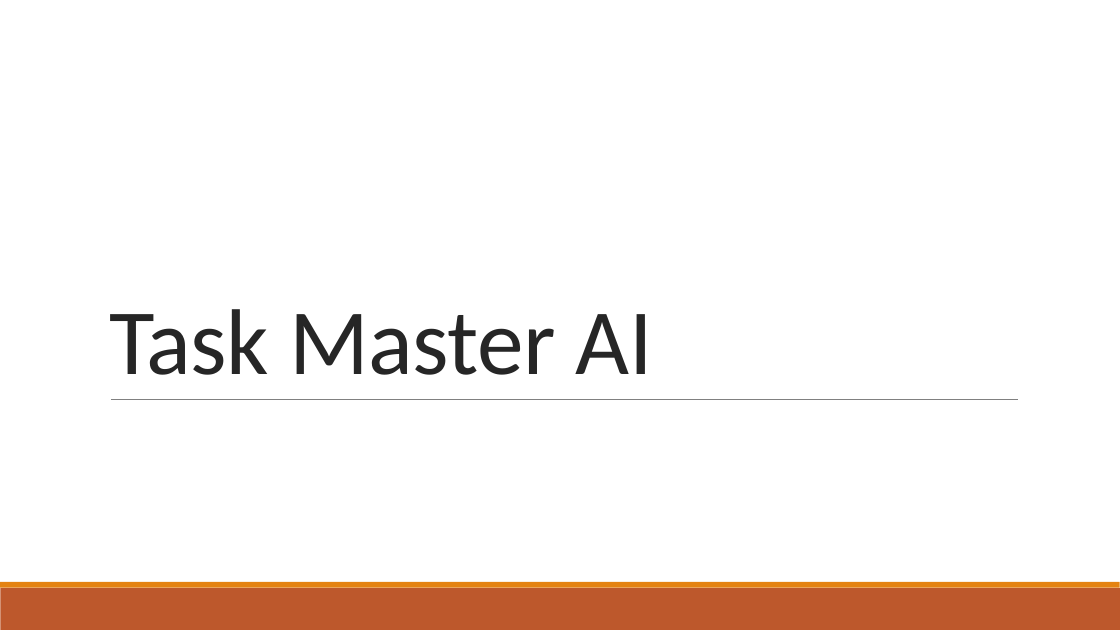
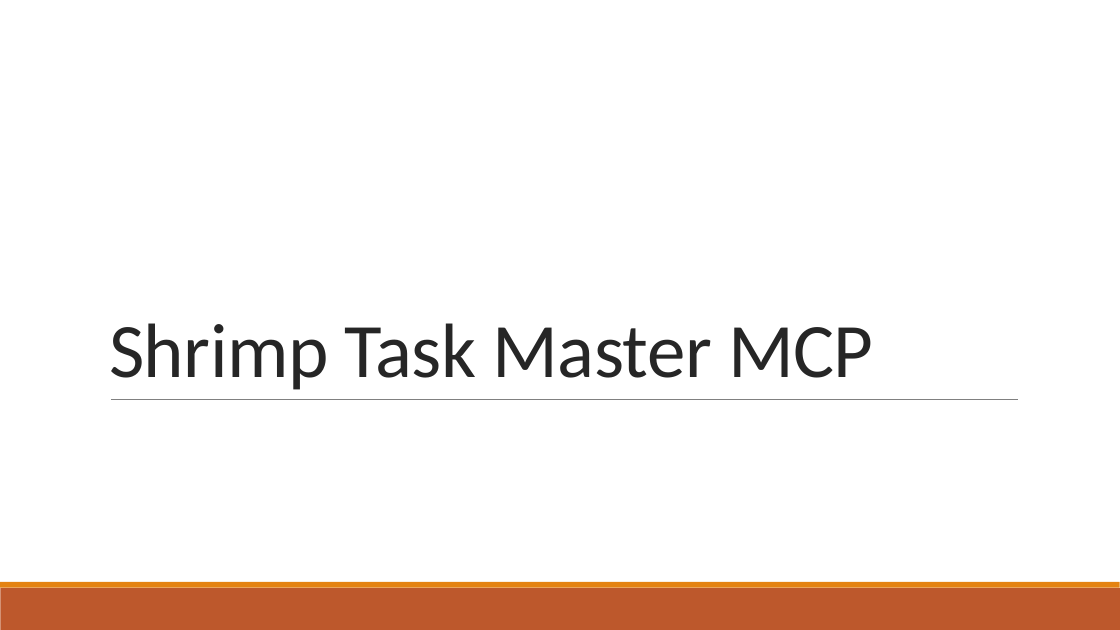
Before and after one commit to khb3025/study-claude-code, a slide deck: slide 1 of PPT정리/28. Shrimp Task Master AI.pptx. Drawn at 1120x630 pixels with LibreOffice and Linux fonts; fonts in the diff are those of the drawing. Boxes give left, top, right and bottom in pixels: in the first picture for what was removed or moved away, otherwise in the second. Text is boxed around its words. In the diff, an @@ line names an element or a change of style, - is before the commit and + after.

Commit message:
shrimp Task Manager PPT 정리

```diff
--- a/PPT정리/28. Shrimp Task Master AI.pptx
+++ b/PPT정리/28. Shrimp Task Master AI.pptx
@@ title at (109,323,873,390): text changed; size 80 to 66 pt @@
-Task Master AI
+Shrimp Task Master MCP
```
Also in this commit, not shown: 16 slides added, 3 slides removed, 4 other files.
